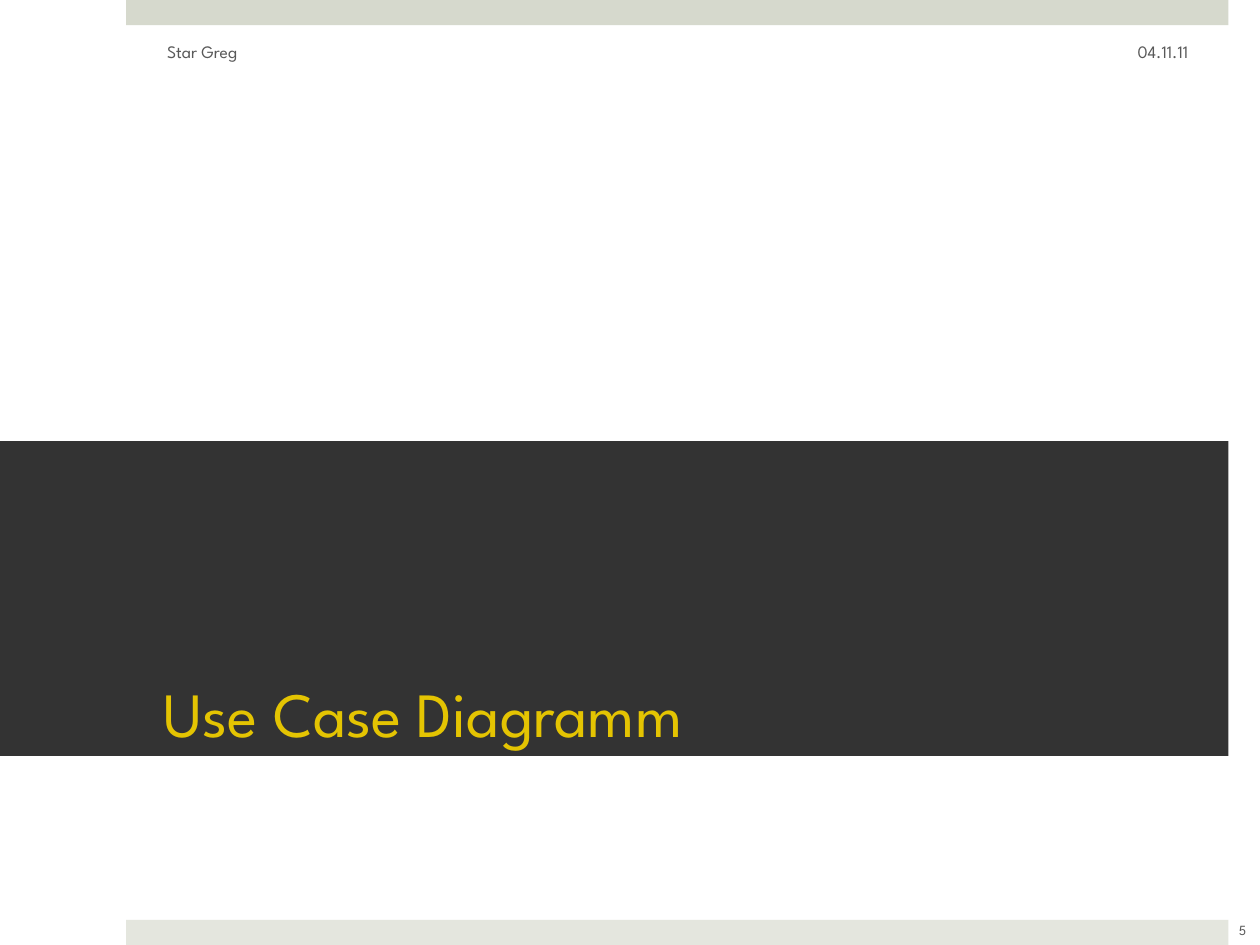
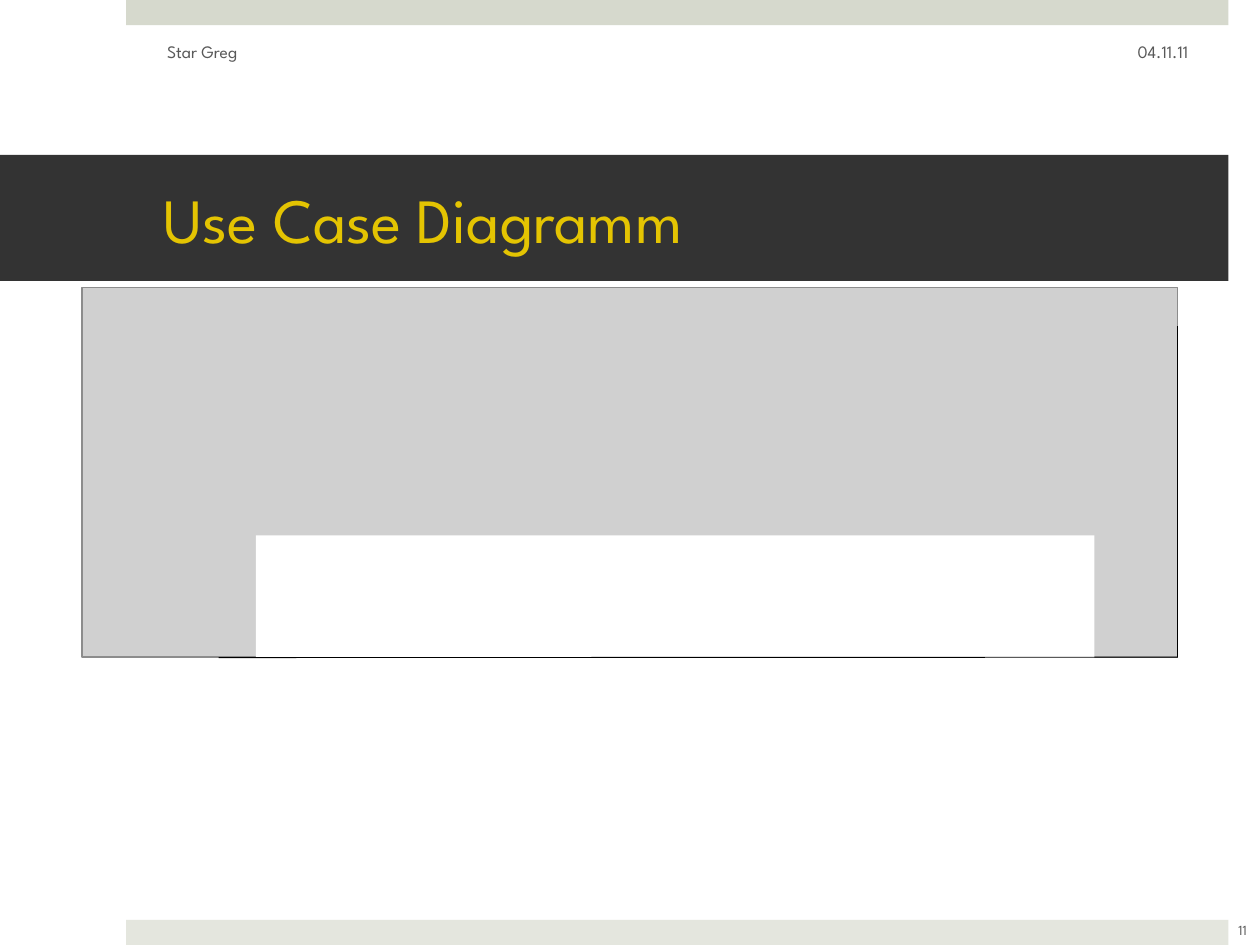
Before and after one commit to ftes/stargreg, a slide deck: slide 11 of 70 Praesentation/50 StarGreg Finish.pptx (slide 5 before the commit). Drawn at 1260x945 pixels with LibreOffice and Linux fonts; fonts in the diff are those of the drawing; grey boxes stand for pictures. Boxes give left, top, right and bottom in pixels: in the first picture for what was removed or moved away, otherwise in the second. Text is boxed around its words. In the diff, an @@ line names an element or a change of style, - is before the commit and + after.

```diff
--- a/70 Praesentation/50 StarGreg Finish.pptx
+++ b/70 Praesentation/50 StarGreg Finish.pptx
@@ title "Use Case Diagramm": place and size @@
-title "Use Case Diagramm" at (0,441,1228,756)
+title "Use Case Diagramm" at (0,155,1228,281)
@@ title "Use Case Diagramm" at (0,155,1228,281): vertical alignment bottom to middle @@
@@ picture added at (82,287,1178,656) @@
@@ line added from (1178, 326) to (1178, 658), #000000 0.5 pt @@
@@ rectangle added at (256,536,1094,738), fill #FFFFFF @@
@@ line added from (1178, 658) to (219, 658), #000000 0.5 pt @@
@@ page number at (1238,926,1246,935): text changed @@
-5
+11
```
Also in this commit, not shown: 8 other slides changed, 5 slides added, 1 slide removed.
